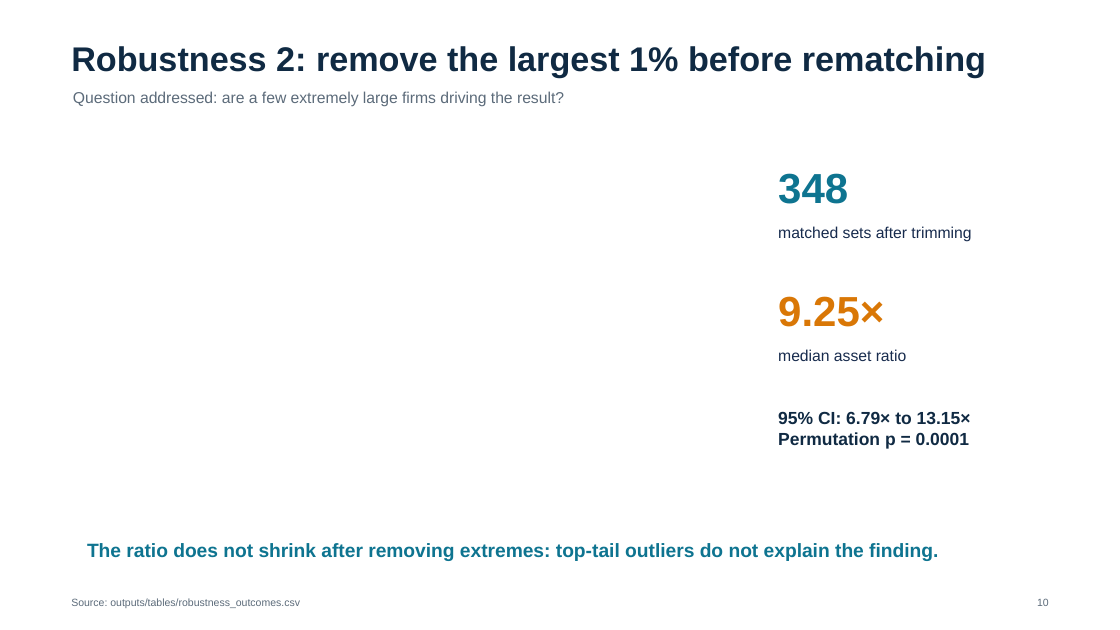
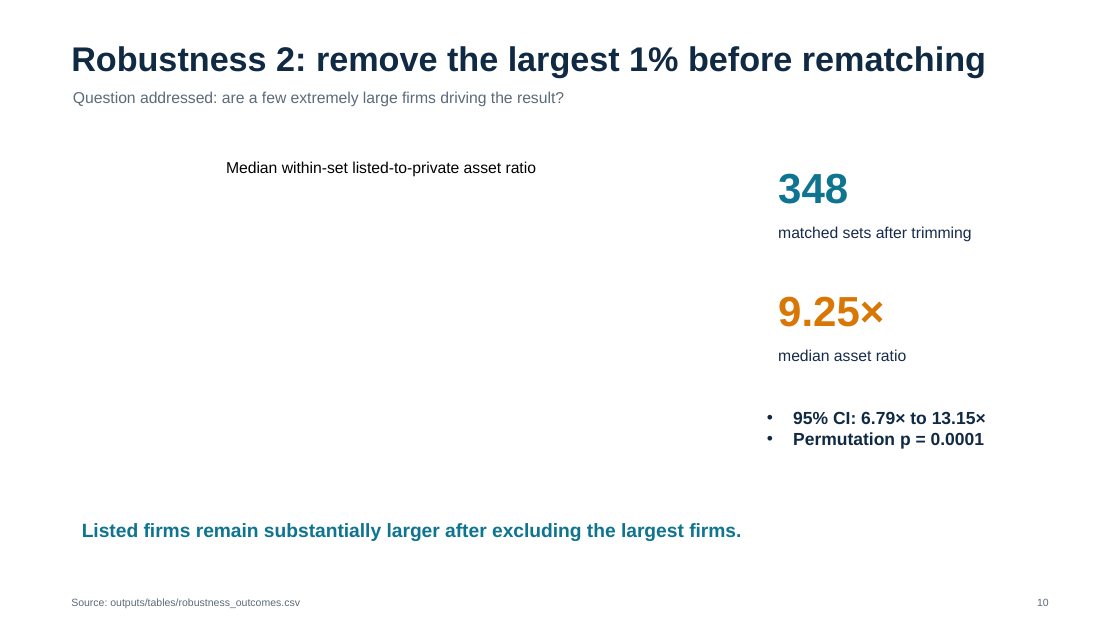
Before and after one commit to mljiang2026-oss/ds607-singapore-firm-size, a slide deck: slide 10 of outputs/presentation/DS607_GP_01548385_slides.pptx. Drawn at 1120x630 pixels with LibreOffice and Linux fonts; fonts in the diff are those of the drawing. Boxes give left, top, right and bottom in pixels: in the first picture for what was removed or moved away, otherwise in the second. Text is boxed around its words. In the diff, an @@ line names an element or a change of style, - is before the commit and + after.

```diff
--- a/outputs/presentation/DS607_GP_01548385_slides.pptx
+++ b/outputs/presentation/DS607_GP_01548385_slides.pptx
@@ text added at [226, 161, 537, 177], 13.5 pt, text #000000 @@
+Median within-set listed-to-private asset ratio
@@ text "95% CI: 6.79× to 13.15×": place and size @@
-text "95% CI: 6.79× to 13.15×" at [778, 411, 971, 449]
+text "95% CI: 6.79× to 13.15×" at [793, 411, 986, 449]
@@ text "95% CI: 6.79× to 13.15×" at [793, 411, 986, 449]: bullet none to • @@
@@ text at [82, 523, 741, 541]: text changed @@
-The ratio does not shrink after removing extremes: top-tail outliers do not explain the finding.
+Listed firms remain substantially larger after excluding the largest firms.
```
Also in this commit, not shown: 9 other slides changed, 1 other file.
